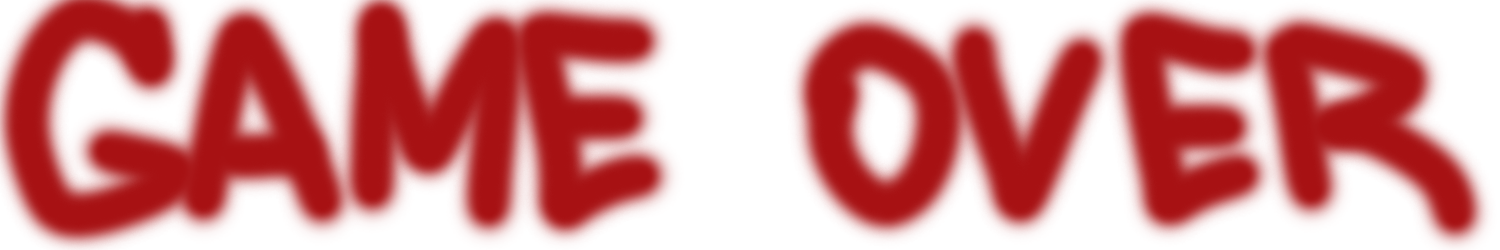
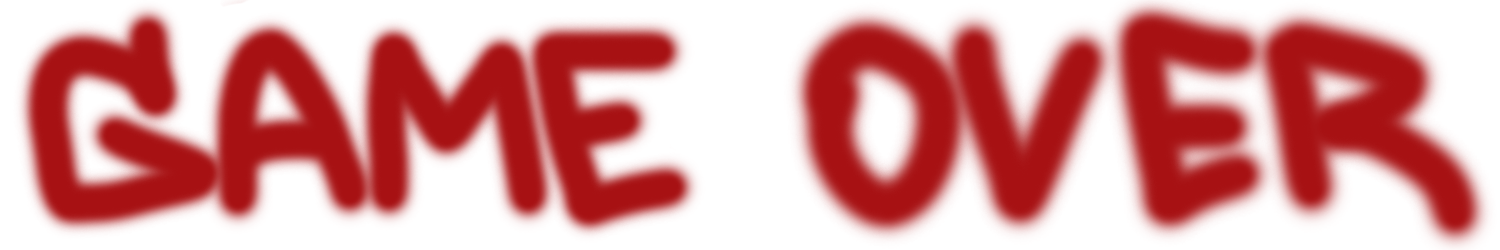
Revision of a layered 1500 x 250 image; what changed, layer by layer:
painted on "Layer 1" over [0, 0, 702, 250]
